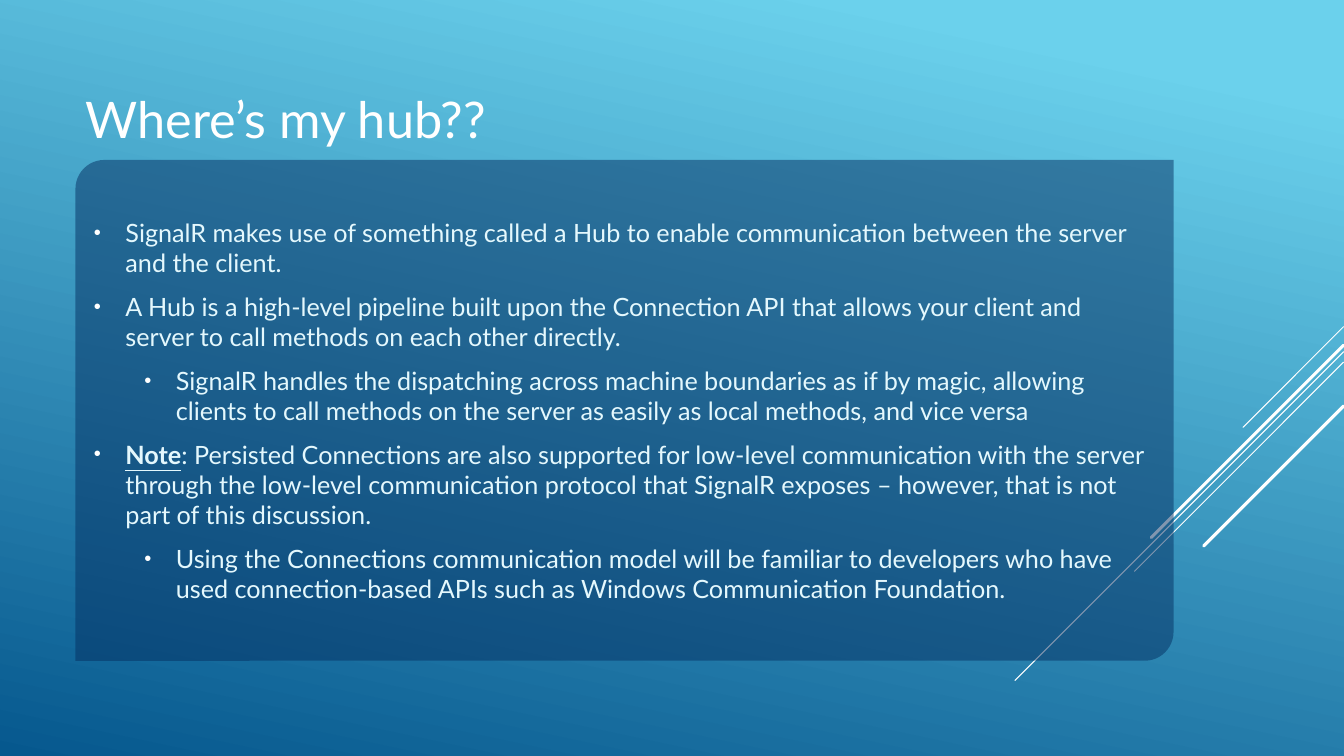
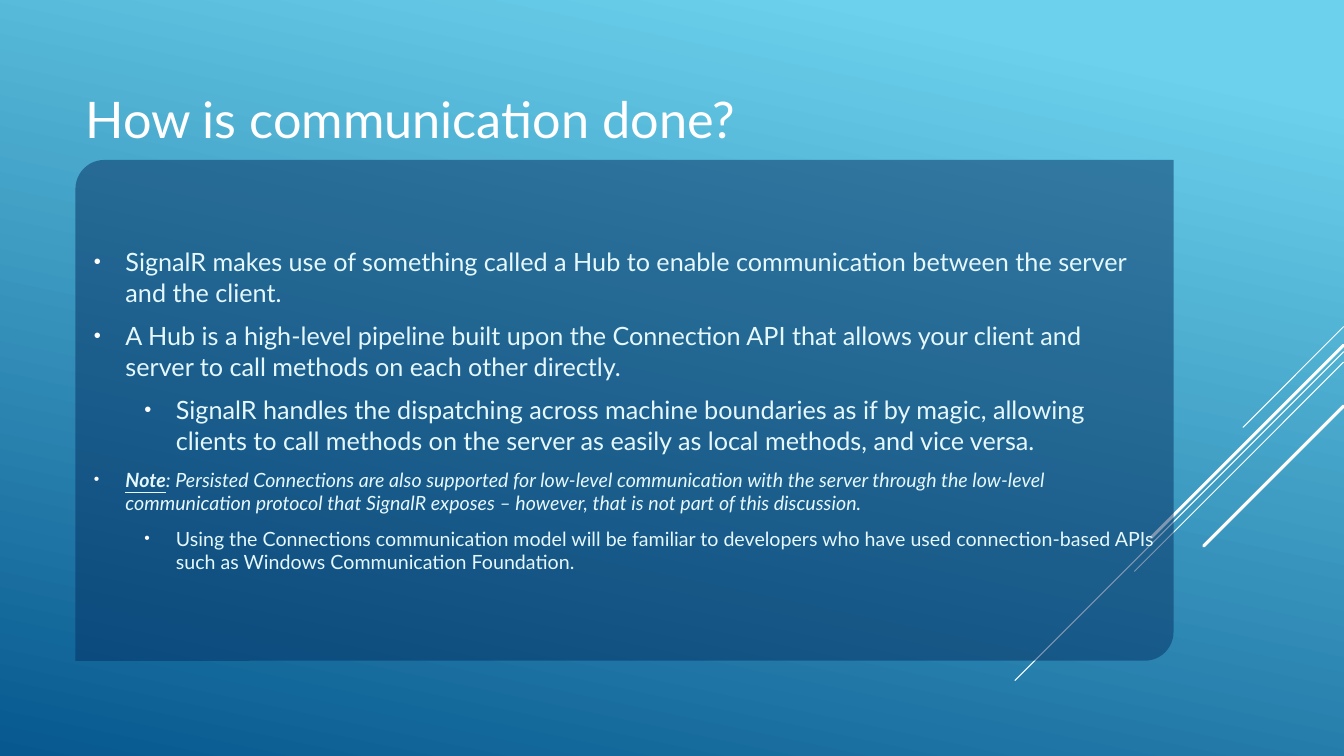
Before and after one commit to JAspeling/SignalR, a slide deck: slide 5 of SignalR.pptx (slide 6 before the commit). Drawn at 1344x756 pixels with LibreOffice and Linux fonts; fonts in the diff are those of the drawing. Boxes give left, top, right and bottom in pixels: in the first picture for what was removed or moved away, otherwise in the second. Text is boxed around its words. In the diff, an @@ line names an element or a change of style, - is before the commit and + after.

Commit message:
Continued signalR implementation + presentation WIP: Fix DI

```diff
--- a/SignalR.pptx
+++ b/SignalR.pptx
@@ title at [86, 101, 735, 139]: text changed @@
-Where’s my hub??
+How is communication done?
@@ text at [176, 400, 1084, 454]: text changed @@
-  • SignalR handles the dispatching across machine boundaries as if by magic, allowing clients to call methods on the server as easily as local methods, and vice versa
+  • SignalR handles the dispatching across machine boundaries as if by magic, allowing clients to call methods on the server as easily as local methods, and vice versa.
@@ text at [125, 472, 1154, 569]: size 18 to 14 pt in "Note: Persisted Connections are also supported for ...", "Using the Connections communication model will be ..."; italic on in "Note: Persisted Connections are also supported for ..." @@
```
Also in this commit, not shown: 6 other slides changed, 23 slides added, 2 slides removed, 12 other files.
